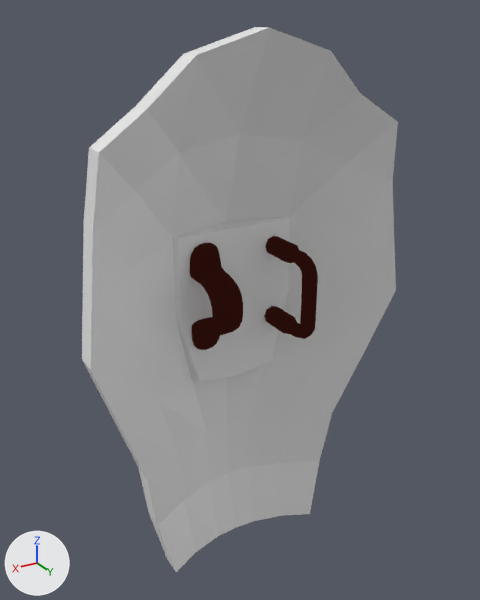
Renders of the Blender file Cel-Shaded_Shield.blend from each side of a commit.
Camera for both pictures: a camera (50 mm lens) standing at (2.12, 3.22, 2.22) and looking at (-0.01, -0.34, 0.44). The lights are fixed; the arrows at lower left show +X, +Y and +Z.

The first picture shows 'Cube', 'WoodenShield_Handle.001', 'WoodenShield_Strap.001'.
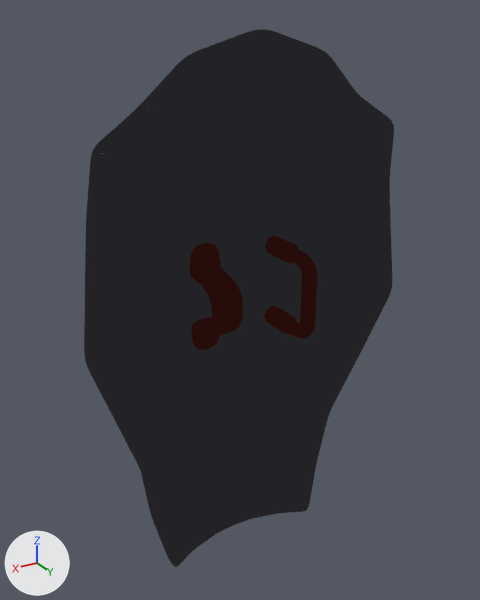
What differs and where, as boxes (x1, y1, x2, y2) in the pictures (480 x 600 px):
'Cube', reshaped, modifiers changed
    before: (82, 27, 398, 572)
    after: (84, 29, 394, 567)
part 1 of me_cube_005, added (black)
    after: (84, 29, 394, 567)

Patch to the scene script:
```diff
--- a/Cel-Shaded_Shield.blend.py
+++ b/Cel-Shaded_Shield.blend.py
@@ mat_metal_cel_shader @@
+mat_metal_cel_shader = bpy.data.materials.new('Metal_Cel-shader')
+mat_metal_cel_shader.displacement_method = 'BOTH'
+mat_metal_cel_shader.use_nodes = True; mat_metal_cel_shader.node_tree.nodes.clear()
+_N = mat_metal_cel_shader.node_tree.nodes; _L = mat_metal_cel_shader.node_tree.links
+n0 = _N.new('ShaderNodeOutputMaterial'); n0.name = 'Material Output'
+n1 = _N.new('ShaderNodeEmission'); n1.name = 'Emission'
+n1.inputs[0].default_value = (0.0171, 0.017, 0.0199, 1.0)  # 'Color', black #232327
+_L.new(n1.outputs[0], n0.inputs[0])  # 'Emission' to 'Surface'
@@ mat_metal_shield @@
+mat_metal_shield = bpy.data.materials.new('Metal_Shield')
+mat_metal_shield.displacement_method = 'BOTH'
+mat_metal_shield.use_nodes = True; mat_metal_shield.node_tree.nodes.clear()
+_N = mat_metal_shield.node_tree.nodes; _L = mat_metal_shield.node_tree.links
+n0 = _N.new('ShaderNodeBsdfPrincipled'); n0.name = 'Principled BSDF'
+n0.inputs[2].default_value = 0.4  # 'Roughness'
+n1 = _N.new('ShaderNodeOutputMaterial'); n1.name = 'Material Output'
+_L.new(n0.outputs[0], n1.inputs[0])  # 'BSDF' to 'Surface'
@@ me_cube_005 @@
 # used by ob_cube; location = (0.0, 0.0, 0.0); scale = (1.0, 0.0749, 1.57)
-me_cube_005.from_pydata(...)  # 69 vertices, 59 faces; spans x 0.0..1.15, y -8.85..-0.2, z -1.0..1.37
+me_cube_005.from_pydata(...)  # 841 vertices, 808 faces; spans x 0.0..1.15, y -8.85..-0.2, z -1.0..1.37
+# me_cube_005 part 1: 772 vertices added at x 0.0..1.15, y -8.85..-0.26, z -1.0..1.37
+# me_cube_005 part 2: the surface is now shaded smooth
+me_cube_005.materials.append(mat_metal_shield)
+me_cube_005.materials.append(mat_metal_cel_shader)
@@ ob_cube @@
 _m = ob_cube.modifiers.new('Mirror', 'MIRROR')
 _m.use_clip = True
+_m = ob_cube.modifiers.new('Solidify', 'SOLIDIFY')
+_m.thickness = 0.05
+_m.material_offset = 1
+_m.use_flip_normals = True
+_m = ob_cube.modifiers.new('Subdivision', 'SUBSURF')
```
